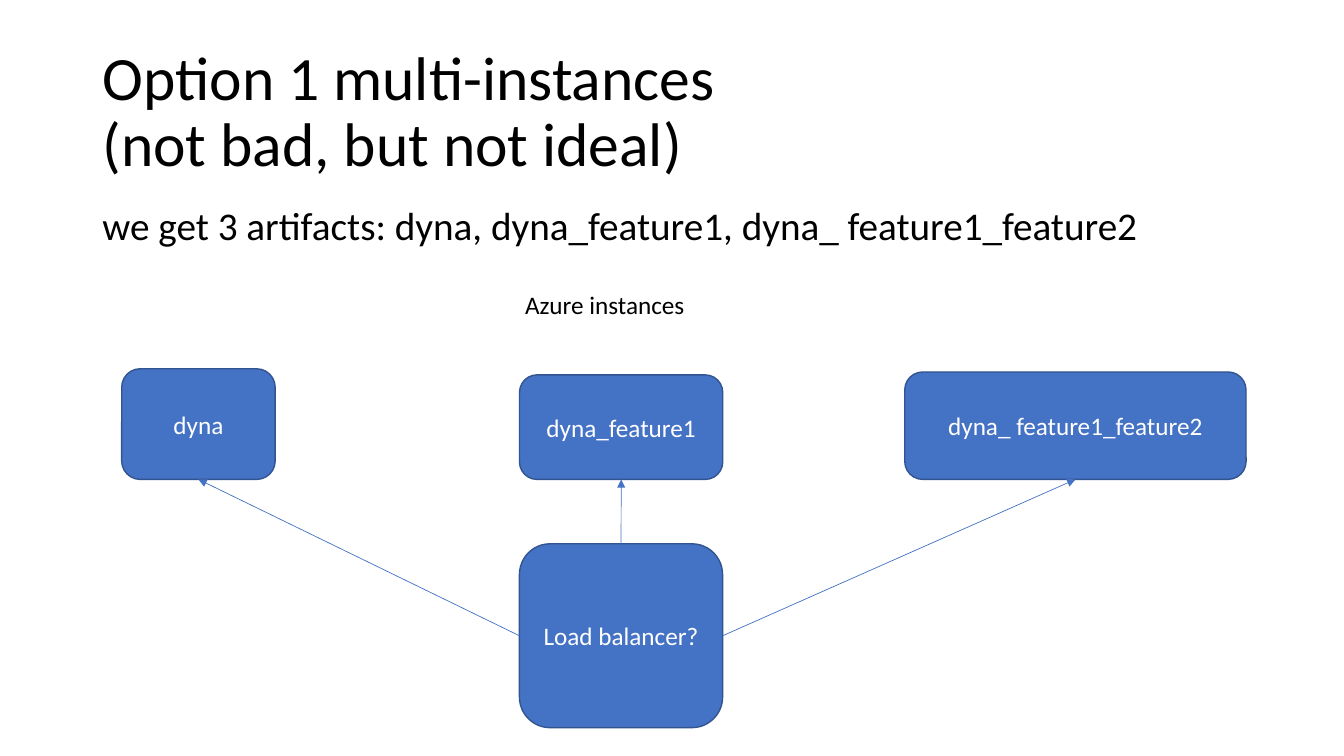
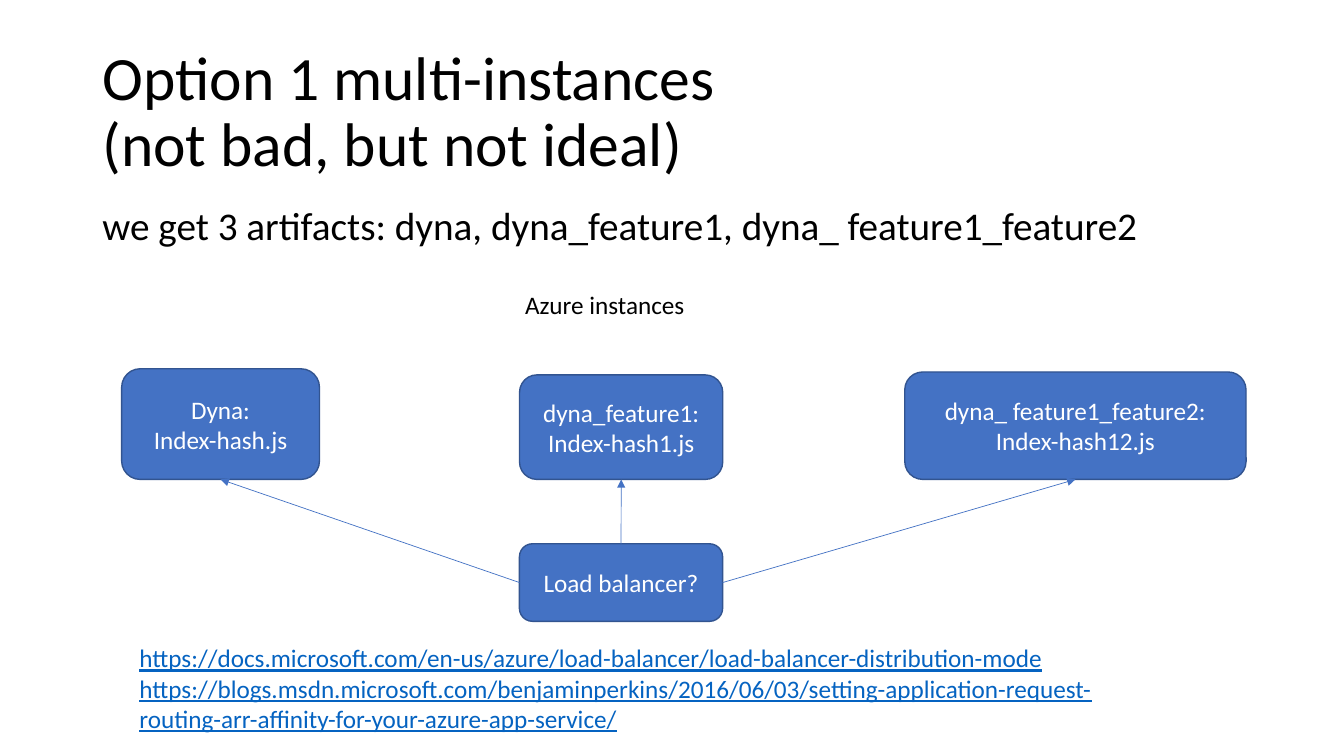
Before and after one commit to chaiyilin/featureToggling, a slide deck: slide 22 of featureToggles.pptx (slide 20 before the commit). Drawn at 1344x756 pixels with LibreOffice and Linux fonts; fonts in the diff are those of the drawing. Boxes give left, top, right and bottom in pixels: in the first picture for what was removed or moved away, otherwise in the second. Text is boxed around its words. In the diff, an @@ line names an element or a change of style, - is before the commit and + after.

Commit message:
v1

```diff
--- a/featureToggles.pptx
+++ b/featureToggles.pptx
@@ rounded rectangle "Dyna:": place and size @@
-rounded rectangle "Dyna:" at box(122, 369, 275, 480)
+rounded rectangle "Dyna:" at box(122, 369, 320, 480)
@@ text in rounded rectangle at box(154, 403, 287, 454): text changed @@
-dyna
+Dyna:
+Index-hash.js
@@ text in rounded rectangle at box(543, 404, 699, 457): text changed @@
-dyna_feature1
+dyna_feature1:
+Index-hash1.js
@@ text in rounded rectangle at box(945, 402, 1206, 455): text changed @@
-dyna_ feature1_feature2
+dyna_ feature1_feature2:
+Index-hash12.js
@@ arrow moved from (519, 636) - (199, 480) to (519, 583) - (221, 480) @@
@@ arrow moved from (723, 636) - (1076, 480) to (723, 583) - (1076, 480) @@
@@ rounded rectangle "Load balancer?": place and size @@
-rounded rectangle "Load balancer?" at box(519, 544, 723, 728)
+rounded rectangle "Load balancer?" at box(519, 544, 723, 622)
@@ text added at box(139, 649, 1090, 733), 18 pt, text #0563C1, underline @@
+https://docs.microsoft.com/en-us/azure/load-balancer/load-balancer-distribution-mode
+https://blogs.msdn.microsoft.com/benjaminperkins/2016/06/03/setting-application-request-routing-arr-affinity-for-your-azure-app-service/
```
Also in this commit, not shown: 9 other slides changed, 3 slides added, 1 slide removed.
